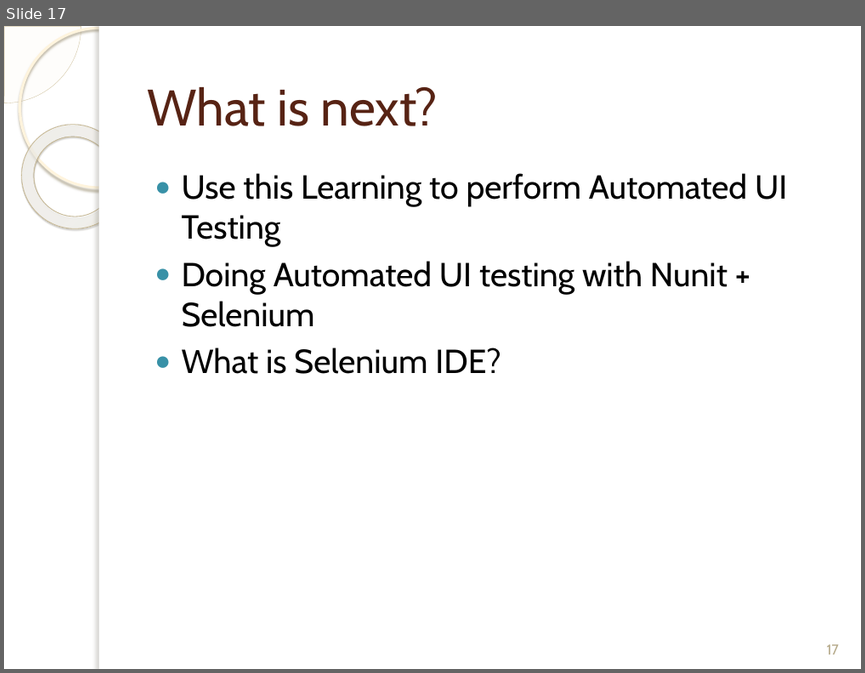
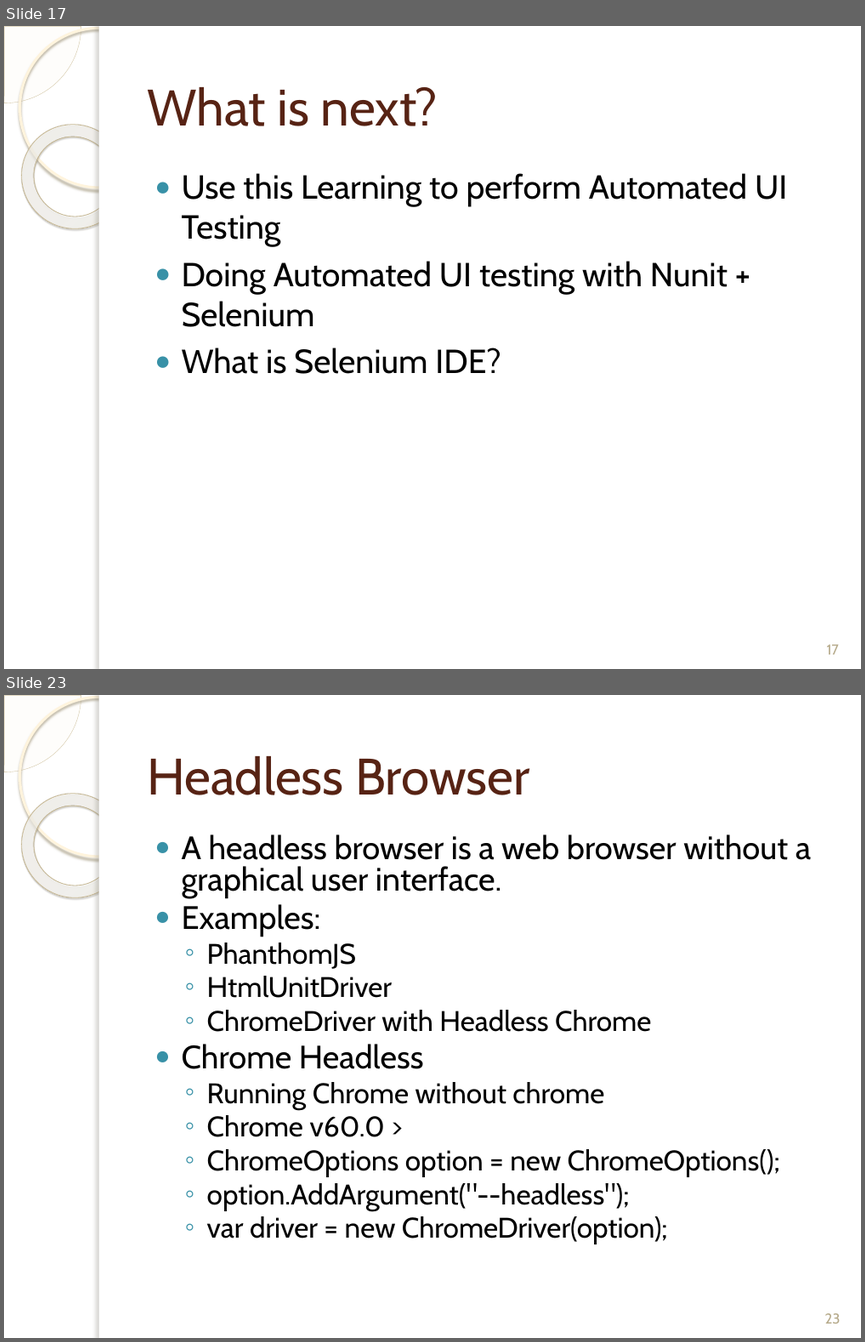
Before and after one commit to bilalshahzad139/SeleniumUIAutomation, a slide deck: Intro_To_Selenium.pptx. Shown one above the other, each under a label of ours: slide 17 before the commit, slides 17 and 23 after it; the slides between them are not shown. The pictures are 865x673 and 865x1342 pixels, drawn with LibreOffice and Linux fonts; fonts in the diff are those of the drawing; background and template pictures are left out. Boxes give left, top, right and bottom in pixels: in the first picture for what was removed or moved away, otherwise in the second. Text is boxed around its words. In the diff, an @@ line names an element or a change of style, - is before the commit and + after.

```diff
--- a/Intro_To_Selenium.pptx
+++ b/Intro_To_Selenium.pptx
@@ slide 23 added at (4,695,861,1338), background picture (left out); not listed: 5 template elements that a slide beside it also shows @@
@@ title added at (147,756,530,795), 43 pt, text #572314 @@
+Headless Browser
@@ text added at (182,834,811,1244), 23.8 pt, text #000000 @@
+● A headless browser is a web browser without a graphical user interface.
+● Examples:
+  ◦ PhanthomJS
+  ◦ HtmlUnitDriver
+  ◦ ChromeDriver with Headless Chrome
+● Chrome Headless
+  ◦ Running Chrome without chrome
+  ◦ Chrome v60.0 >
+  ◦ ChromeOptions option = new ChromeOptions();
+  ◦ option.AddArgument("--headless");
+  ◦ var driver = new ChromeDriver(option);
@@ page number added at (825,1313,840,1323), 12 pt, text #B6A98A @@
+23
```
Also in this commit, not shown: 1 slide changed, 9 other slides added, 7 other files.
